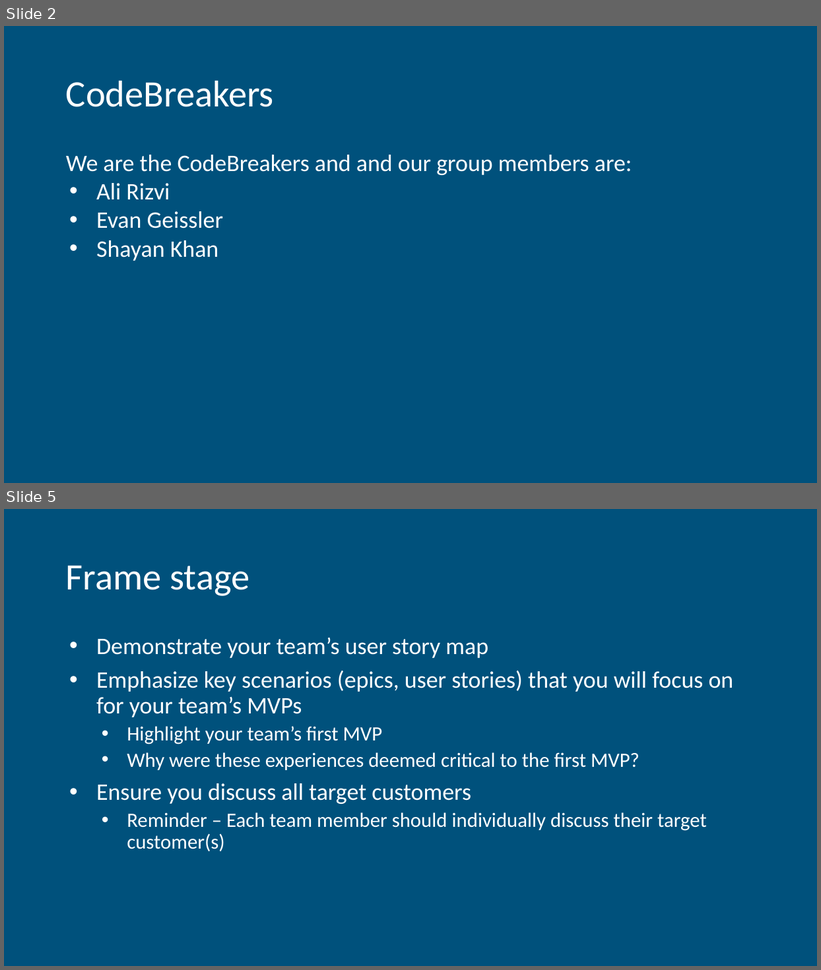
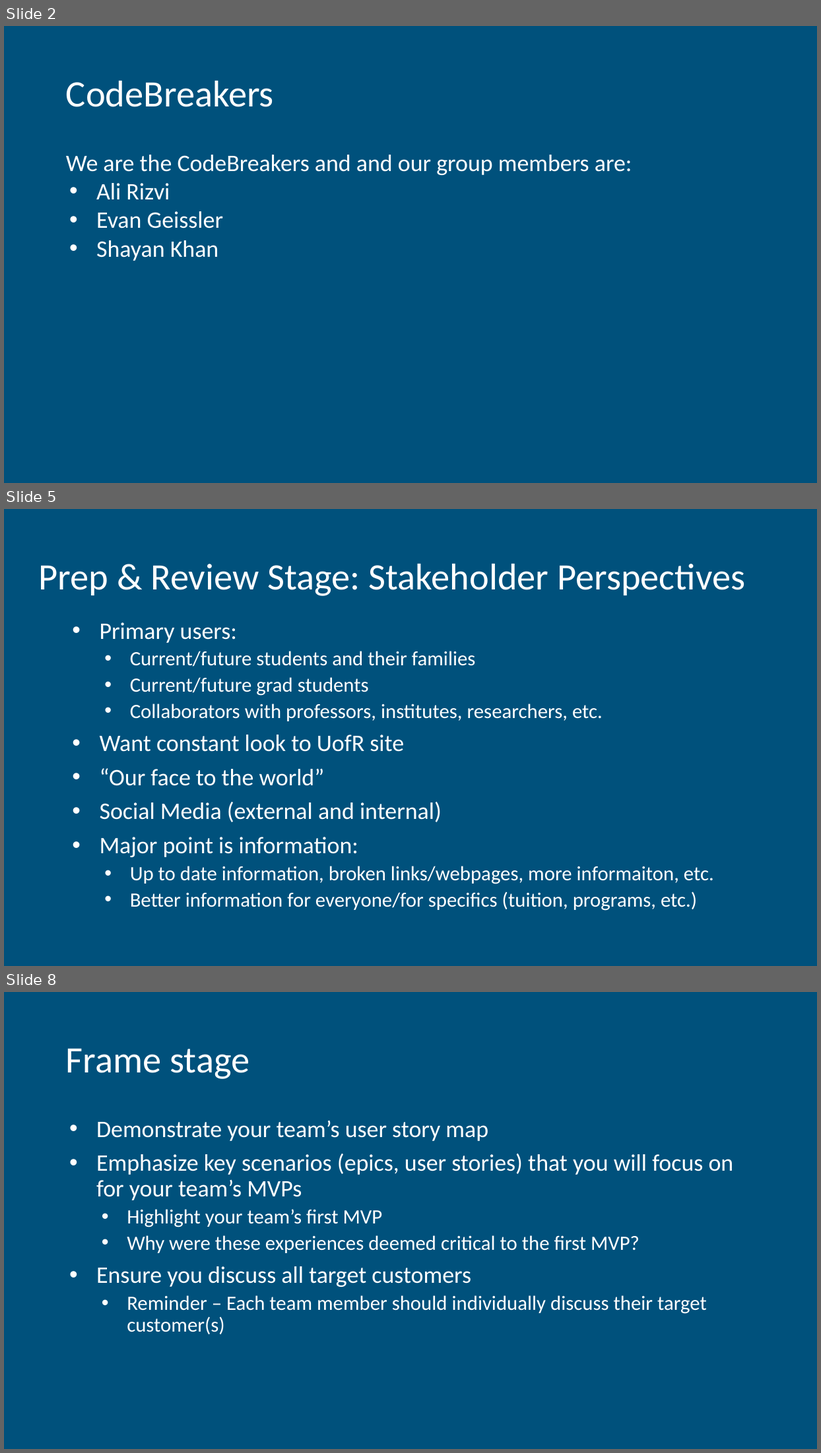
Before and after one commit to EvanGeissler/ENSE-471-UI-Project-CodeBreakers, a slide deck: Milestone 1/Milestone 1 Report Out.pptx. Shown one above the other, each under a label of ours: slides 2 and 5 before the commit, slides 2, 5 and 8 after it; the slides between them are not shown. The pictures are 821x970 and 821x1453 pixels, drawn with LibreOffice and Linux fonts; fonts in the diff are those of the drawing. Boxes give left, top, right and bottom in pixels: in the first picture for what was removed or moved away, otherwise in the second. Text is boxed around its words. In the diff, an @@ line names an element or a change of style, - is before the commit and + after.

```diff
--- a/Milestone 1/Milestone 1 Report Out.pptx
+++ b/Milestone 1/Milestone 1 Report Out.pptx
@@ slide 5 added at [4,509,817,966], background #00517C @@
@@ title added at [39,563,745,596], 44 pt, text #FFFFFF @@
+Prep & Review Stage: Stakeholder Perspectives
@@ text added at [100,623,714,911], 24 pt, text #FFFFFF @@
+• Primary users:
+  • Current/future students and their families
+  • Current/future grad students
+  • Collaborators with professors, institutes, researchers, etc.
+• Want constant look to UofR site
+• “Our face to the world”
+• Social Media (external and internal)
+• Major point is information:
+  • Up to date information, broken links/webpages, more informaiton, etc.
+  • Better information for everyone/for specifics (tuition, programs, etc.)
@@ what was slide 5 is now slide 8 @@
```
Also in this commit, not shown: 2 slides changed, 7 other slides added, 3 slides removed, 1 other file.
